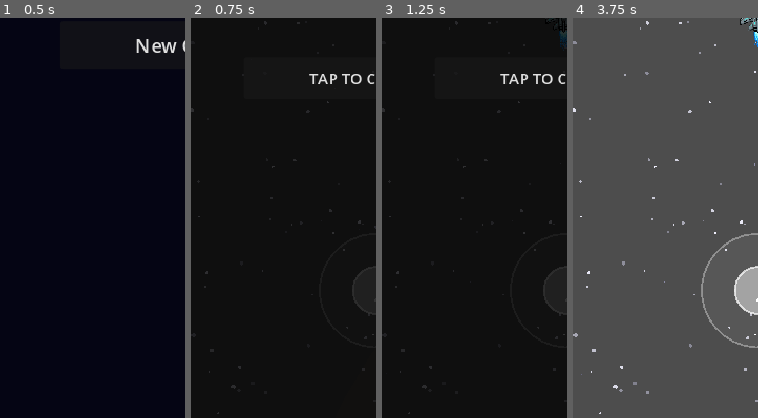
Above: before the commit, frames 1-4 (left to right).
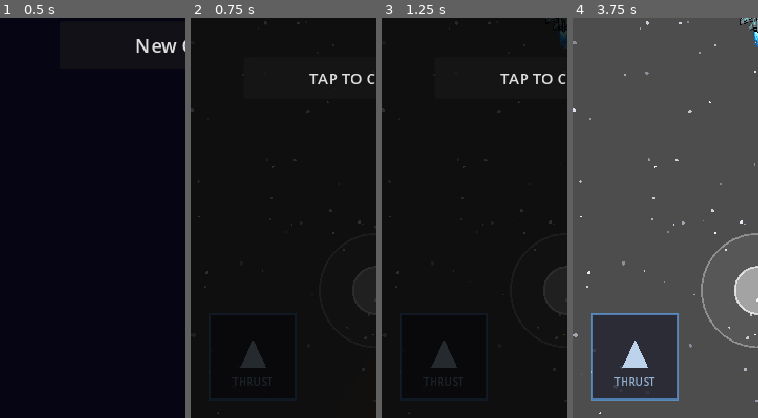
Above: after the commit, the same moments.

Repository: ichizh8/space-game-rt
Game: Godot game, scene res://scenes/main_menu.tscn
Same seed, same stepped clock (60 frames per second), same inputs: the game is played once before the commit and once after it.
Inputs:
- Up to frame 1 (0.5 s): no input
- Up to frame 2 (0.75 s): click "New Game" at 0.5 s
- Up to frame 3 (1.25 s): no input
- Up to frame 4 (3.75 s): click "TAP TO CONTINUE" at 1.25 s; click "TAP TO CONTINUE" at 2 s; click "COCKPIT" at 2.75 s; click "GOT IT" at 3.5 s
The pictures show only the part of the screen within x 0-50%, y 50-100%; the shares and areas given below are measured in that part.

Frame 1 is identical in both runs. In frame 2, 0.6% of the frame differs, in the area x 10-44%, y 80-93%; in frame 3, 0.6%; in frame 4, 10%, in the area x 9-58%, y 73-96%.

Commit message:
v97: dedicated THRUST button
Co-Authored-By: Claude Opus 4.6 <noreply@anthropic.com>

Diff:
--- a/scripts/hud.gd
+++ b/scripts/hud.gd
@@ -4,6 +4,9 @@
 var _fire_button: Control
 var _fire_pressed := false
 var _fire_debounce: float = 0.0
+var _thrust_button: Control
+var _thrust_active := false
+var _thrust_debounce: float = 0.0
 
 
 # Action popup
@@ -123,6 +126,20 @@
 	_fire_button = fire_btn
 	add_child(_fire_button)
 
+	# Thrust button (bottom-left) — hold to thrust
+	var thrust_btn := Control.new()
+	thrust_btn.set_script(load("res://scripts/thrust_button.gd") as Script)
+	thrust_btn.anchor_left = 0.0
+	thrust_btn.anchor_right = 0.0
+	thrust_btn.anchor_top = 1.0
+	thrust_btn.anchor_bottom = 1.0
+	thrust_btn.offset_left = 20
+	thrust_btn.offset_right = 110
+	thrust_btn.offset_top = -110
+	thrust_btn.offset_bottom = -20
+	thrust_btn.mouse_filter = Control.MOUSE_FILTER_IGNORE
+	_thrust_button = thrust_btn
+	add_child(_thrust_button)
 
 	# Cockpit button (top-left)
 	var cockpit_btn := Button.new()
@@ -235,6 +252,12 @@
 	if is_instance_valid(_joystick) and _joystick.has_method("get_direction"):
 		return _joystick.get_direction()
 	return Vector2.ZERO
+
+
+func is_thrusting() -> bool:
+	if is_instance_valid(_thrust_button) and _thrust_button.has_method("get_active"):
+		return _thrust_button.get_active()
+	return false
 
 
 
--- a/scripts/ship.gd
+++ b/scripts/ship.gd
@@ -31,32 +31,26 @@
 	if hud_node and hud_node.has_method("get_joystick_direction"):
 		direction = hud_node.get_joystick_direction()
 
-	# Rotation from X axis
+	# Rotation from joystick X axis
 	if abs(direction.x) > 0.1:
 		rotation += direction.x * ROTATION_SPEED * delta
 
-	# Thrust from Y axis (joystick up = negative Y = forward)
-	var thrust := 0.0
-	if direction.y < -0.1 and GameState.fuel > 0:
-		thrust = -direction.y * THRUST_FORCE  # forward
+	# Thrust from dedicated button
+	var thrusting := false
+	if hud_node and hud_node.has_method("is_thrusting"):
+		thrusting = hud_node.is_thrusting()
+
+	if thrusting and GameState.fuel > 0:
+		var forward := Vector2.UP.rotated(rotation)
+		var speed_cap: float = MAX_SPEED + GameState.player_speed_bonus
+		_velocity_smooth += forward * THRUST_FORCE * delta
+		if _velocity_smooth.length() > speed_cap:
+			_velocity_smooth = _velocity_smooth.normalized() * speed_cap
 		var drain := FUEL_DRAIN_RATE * (1.0 - GameState.captain_fuel_efficiency)
 		GameState.use_fuel(drain * delta)
-	elif direction.y > 0.1 and GameState.fuel > 0:
-		thrust = -direction.y * THRUST_FORCE * REVERSE_MULT  # gentle reverse
-		var drain := FUEL_DRAIN_RATE * 0.3 * (1.0 - GameState.captain_fuel_efficiency)
-		GameState.use_fuel(drain * delta)
 
-	# Apply thrust in facing direction
-	var forward := Vector2.UP.rotated(rotation)
-	_velocity_smooth += forward * thrust * delta
-
-	# Frame-rate independent drag
+	# Space drag (always)
 	_velocity_smooth *= pow(DRAG, delta * 60.0)
-
-	# Cap speed
-	var max_spd := MAX_SPEED + GameState.player_speed_bonus
-	if _velocity_smooth.length() > max_spd:
-		_velocity_smooth = _velocity_smooth.normalized() * max_spd
 
 	velocity = _velocity_smooth + _gravity_accum
 	_gravity_accum = Vector2.ZERO
--- /dev/null
+++ b/scripts/thrust_button.gd
@@ -0,0 +1,53 @@
+extends Control
+
+signal thrust_changed(active: bool)
+
+var _is_active := false
+var _touch_index := -1
+
+const BTN_COLOR_INACTIVE := Color(0.15, 0.15, 0.2, 0.85)
+const BTN_COLOR_ACTIVE := Color(0.2, 0.65, 1.0, 0.95)
+const LABEL_COLOR := Color(0.8, 0.9, 1.0, 1.0)
+
+func _ready() -> void:
+	mouse_filter = Control.MOUSE_FILTER_STOP
+	queue_redraw()
+
+func _gui_input(event: InputEvent) -> void:
+	if event is InputEventScreenTouch:
+		if event.pressed and _touch_index == -1:
+			_touch_index = event.index
+			_set_active(true)
+		elif not event.pressed and event.index == _touch_index:
+			_touch_index = -1
+			_set_active(false)
+	elif event is InputEventMouseButton:
+		if event.button_index == MOUSE_BUTTON_LEFT:
+			_set_active(event.pressed)
+
+func _set_active(val: bool) -> void:
+	if _is_active == val:
+		return
+	_is_active = val
+	thrust_changed.emit(_is_active)
+	queue_redraw()
+
+func get_active() -> bool:
+	return _is_active
+
+func _draw() -> void:
+	var r := Rect2(Vector2.ZERO, size)
+	var style_color := BTN_COLOR_ACTIVE if _is_active else BTN_COLOR_INACTIVE
+	draw_rect(r, style_color, true, -1.0)
+	draw_rect(r, Color(0.4, 0.7, 1.0, 0.6), false, 2.0)
+	# Triangle pointing up (thrust icon)
+	var cx := size.x * 0.5
+	var cy := size.y * 0.5
+	var tri := PackedVector2Array([
+		Vector2(cx, cy - 18),
+		Vector2(cx - 14, cy + 12),
+		Vector2(cx + 14, cy + 12)
+	])
+	draw_colored_polygon(tri, Color(0.8, 0.9, 1.0, 0.9))
+	var lbl_font := ThemeDB.fallback_font
+	draw_string(lbl_font, Vector2(cx - 22, cy + 30), "THRUST", HORIZONTAL_ALIGNMENT_LEFT, -1, 11, Color(0.7, 0.85, 1.0, 0.8))
Not shown, added: scripts/thrust_button.gd.uid
Not shown, changed: web-export/index.html
Not shown, changed: web-export/index.pck
